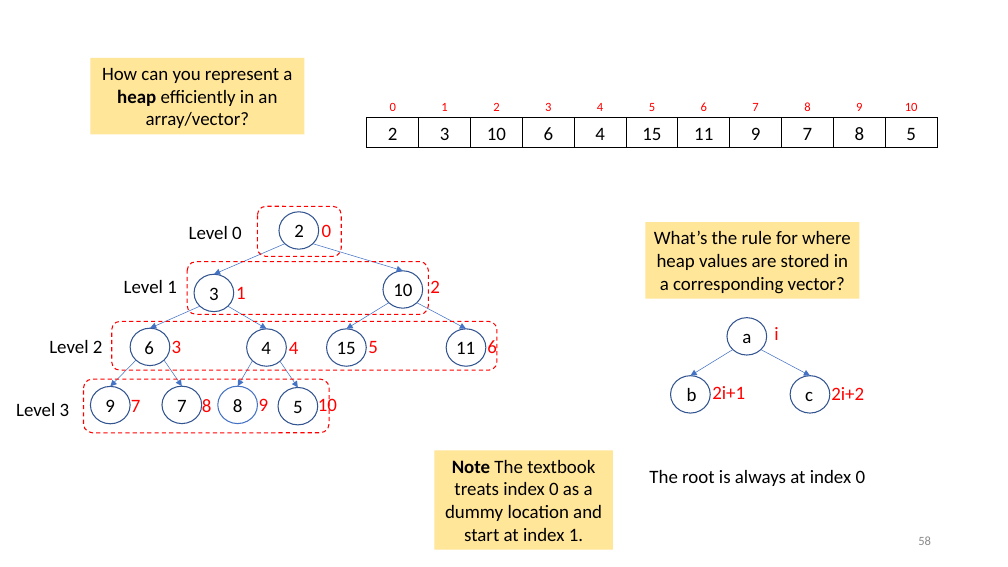
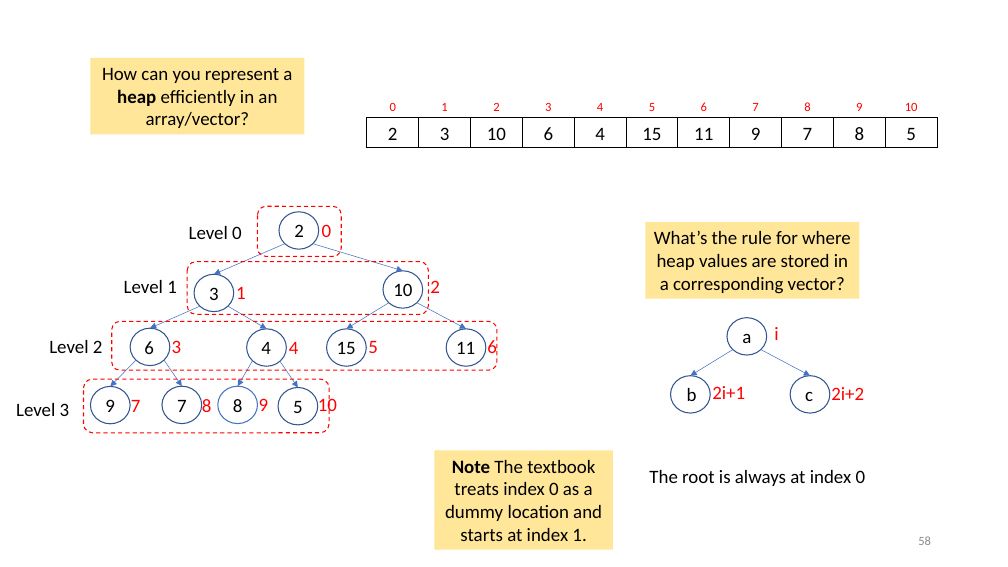
Before and after one commit to tjd1234/cmpt225fall2023, a slide deck: slide 58 of lecture_notes/week7/week7_priority_queues.pptx. Drawn at 1008x567 pixels with LibreOffice and Linux fonts; fonts in the diff are those of the drawing. Boxes give left, top, right and bottom in pixels: in the first picture for what was removed or moved away, otherwise in the second. Text is boxed around its words. In the diff, an @@ line names an element or a change of style, - is before the commit and + after.

```diff
--- a/lecture_notes/week7/week7_priority_queues.pptx
+++ b/lecture_notes/week7/week7_priority_queues.pptx
@@ text in rectangle at [445,460,602,541]: text changed @@
-Note The textbook treats index 0 as a dummy location and start at index 1.
+Note The textbook treats index 0 as a dummy location and starts at index 1.
```
Also in this commit, not shown: 23 other slides changed.
